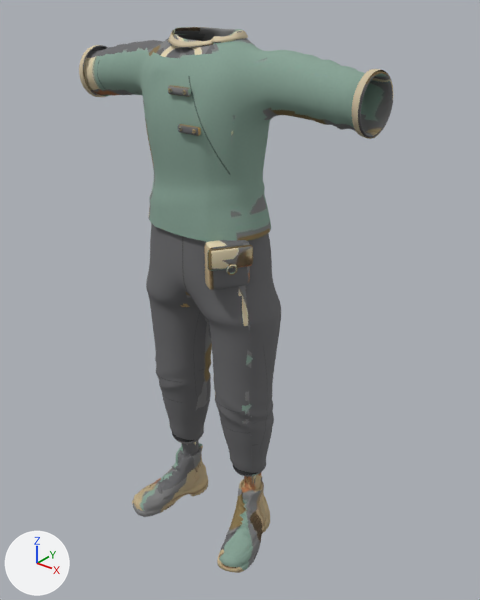
The glTF model data/characters/traveller-v2/outfits/storm-courier/storm-courier.glb as it was, and as the next commit left it.
Before and after are seen from a 50 mm camera at (1.124, -1.257, 1.604) aimed at (0.058, 0.076, 0.778). Every picture has the same lights, and +X, +Y and +Z are marked at lower left. The picture after the commit comes second. Vertices at exactly the same position are counted once.

The scene before the commit, as lines of its bpy script (objects in view):
```python
me_courierboots = bpy.data.meshes.new('CourierBoots')
me_courierboots.from_pydata(...)  # 3301 vertices, 6406 faces; spans x -0.236..0.237, y -0.165..0.108, z 0.0..0.287
me_courierboots.materials.append(mat_outfit_storm_courier)  # picture img_storm_courier_atlas
me_courierpouch = bpy.data.meshes.new('CourierPouch')
me_courierpouch.from_pydata(...)  # 208 vertices, 408 faces; spans x 0.0942..0.1959, y -0.1408..-0.0222, z 0.9..1.02
me_courierpouch.materials.append(mat_outfit_storm_courier)  # picture img_storm_courier_atlas
me_couriertrousers = bpy.data.meshes.new('CourierTrousers')
me_couriertrousers.from_pydata(...)  # 7175 vertices, 14144 faces; spans x -0.218..0.218, y -0.1..0.139, z 0.242..1.087
me_couriertrousers.materials.append(mat_outfit_storm_courier)  # picture img_storm_courier_atlas
me_rainjacket = bpy.data.meshes.new('RainJacket')
me_rainjacket.from_pydata(...)  # 7633 vertices, 14974 faces; spans x -0.45..0.45, y -0.104..0.139, z 1.012..1.493
me_rainjacket.materials.append(mat_outfit_storm_courier)  # picture img_storm_courier_atlas
ob_courierboots = bpy.data.objects.new('CourierBoots', me_courierboots)
ob_courierboots.location = (0.0, 0.0, 0.0)
ob_courierpouch = bpy.data.objects.new('CourierPouch', me_courierpouch)
ob_courierpouch.location = (0.0, 0.0, 0.0)
ob_couriertrousers = bpy.data.objects.new('CourierTrousers', me_couriertrousers)
ob_couriertrousers.location = (0.0, 0.0, 0.0)
ob_rainjacket = bpy.data.objects.new('RainJacket', me_rainjacket)
ob_rainjacket.location = (0.0, 0.0, 0.0)
```
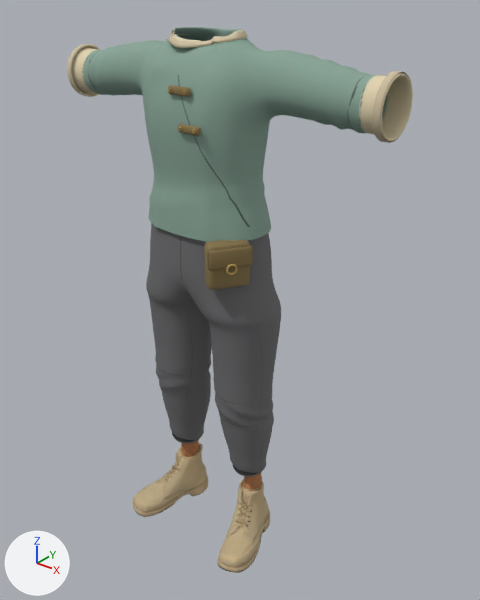
Where the change shows, as pixel boxes (x1, y1, x2, y2) in the pictures (480 x 600 px; the box of a moved part takes in the faces that stretch with it):
'RainJacket', reshaped (10% wider): before (79, 27, 393, 242); after (67, 27, 413, 242)
part 1 of me_courierboots, surface changed (grey to beige): (132, 441, 270, 572) in both
part 2 of me_courierpouch, surface changed: (204, 240, 253, 290) in both
part 3 of me_rainjacket, moved or reshaped: before (352, 69, 393, 139); after (355, 71, 413, 143)
part 4 of me_rainjacket, moved or reshaped: before (79, 45, 110, 97); after (67, 44, 100, 97)
part 5 of me_rainjacket, surface changed: before (82, 27, 393, 242); after (71, 27, 413, 242)

What the commit changed:
me_courierboots has 3301 vertices, 6406 faces and spans x -0.236..0.237, y -0.165..0.108, z 0.0..0.287.
me_courierboots is used by ob_courierboots; location (0.0, 0.0, 0.0).
me_courierboots part 1: texture (UV) coordinates of 6283 of 6406 faces, centred in x -0.236..0.236, y -0.164..0.107, z 0.0..0.279, changed; they spanned u 0.0..0.91, v 0.02..0.88 and now span u 0.0..0.96, v 0.0..0.93.
me_courierpouch has 208 vertices, 408 faces and spans x 0.0942..0.1959, y -0.1408..-0.0222, z 0.9..1.02.
me_courierpouch is used by ob_courierpouch; location (0.0, 0.0, 0.0).
me_courierpouch part 2: texture (UV) coordinates of 408 of 408 faces, centred in x 0.0948..0.1955, y -0.14..-0.0228, z 0.9..1.02, changed; they spanned u 0.0..0.99, v 0.0..0.77 and now span u 0.0..0.99, v 0.0..0.7.
me_rainjacket is used by ob_rainjacket; location (0.0, 0.0, 0.0).
me_rainjacket had 7633 vertices, 14974 faces and spanned x -0.45..0.45, y -0.104..0.139, z 1.012..1.493.
me_rainjacket now has 7953 vertices, 15614 faces and spans x -0.497..0.497, y -0.104..0.139, z 1.012..1.493.
me_rainjacket part 3: 496 vertices moved from x 0.425..0.45, y -0.016..0.126, z 1.292..1.432 to x 0.431..0.497, y -0.015..0.119, z 1.292..1.428; 104 vertices removed from x 0.431..0.447, y -0.017..0.126, z 1.29..1.432; 264 vertices added at x 0.475..0.494, y -0.019..0.123, z 1.288..1.432.
me_rainjacket part 4: 496 vertices moved from x -0.45..-0.425, y -0.016..0.126, z 1.292..1.432 to x -0.497..-0.431, y -0.015..0.119, z 1.292..1.428; 104 vertices removed from x -0.447..-0.431, y -0.017..0.126, z 1.29..1.432; 264 vertices added at x -0.494..-0.475, y -0.019..0.123, z 1.288..1.432.
me_rainjacket part 5: 13636 kept faces spanning x -0.497..0.497, y -0.104..0.139, z 1.012..1.493 get new texture (UV) coordinates.
